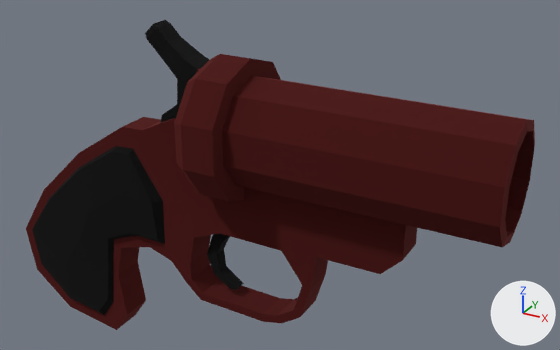
Two versions of the glTF model src/assets/models/items/flareGun.glb, one commit apart.
Both versions are drawn from a 50 mm lens placed at (2.57, -2.67, 1.86), pointed at (1.0, 0.17, 0.44). Arrows for +X, +Y and +Z are at lower right; the lights stay in place. The first picture is the older version.

Objects in the first picture: 'flareGun'.
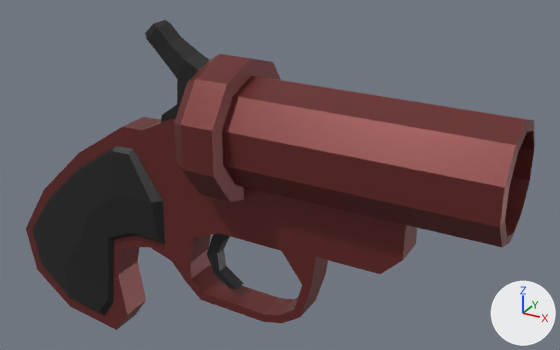
Where the newer file only moved an object's origin or applied its transform, the numbers keep the older frame.

Boxes [x1, y1, x2, y2] around the edits, measured in the pictures (560 x 350 px):
'flareGun', surface changed (lighter)
    both: [26, 20, 535, 330]

The change in detail:
In material 'Red' (mat_red), metallic goes from 1.0 to 0.4.
In material 'Red' (mat_red), roughness goes from 1.0 to 0.415.
In material 'Black' (mat_black), metallic goes from 1.0 to 0.4.
In material 'Black' (mat_black), roughness goes from 1.0 to 0.415.
